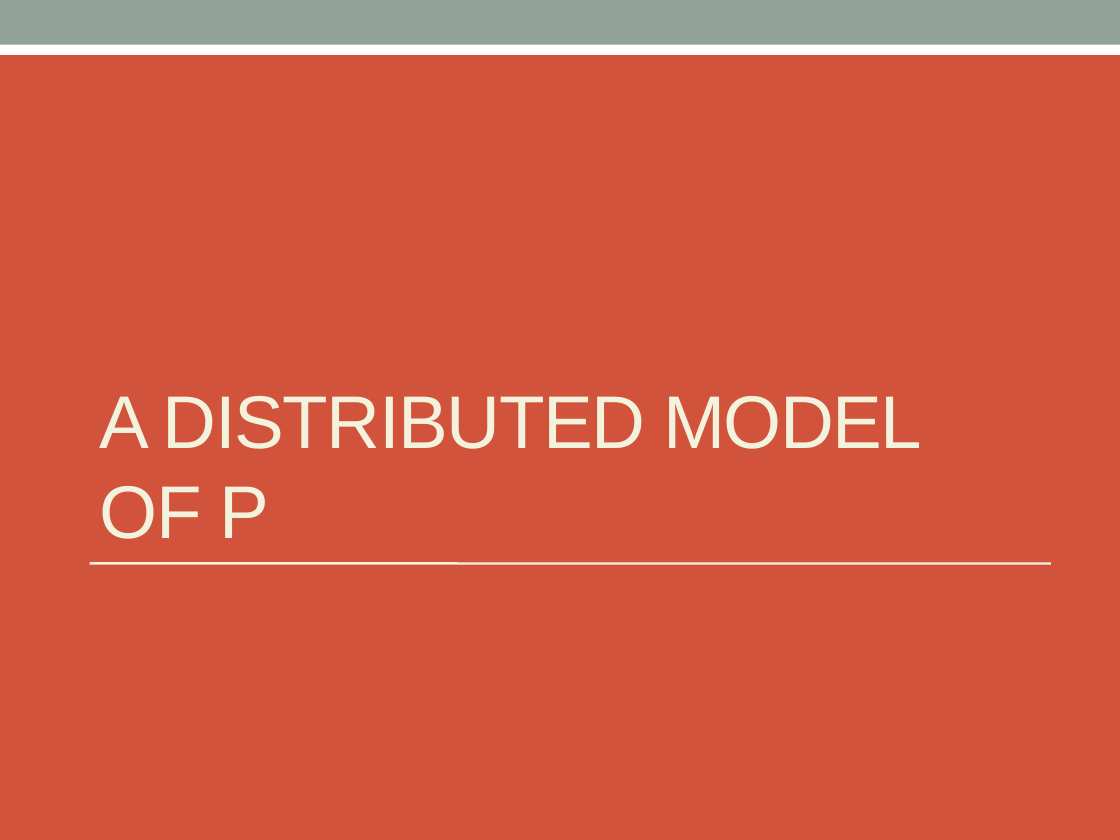
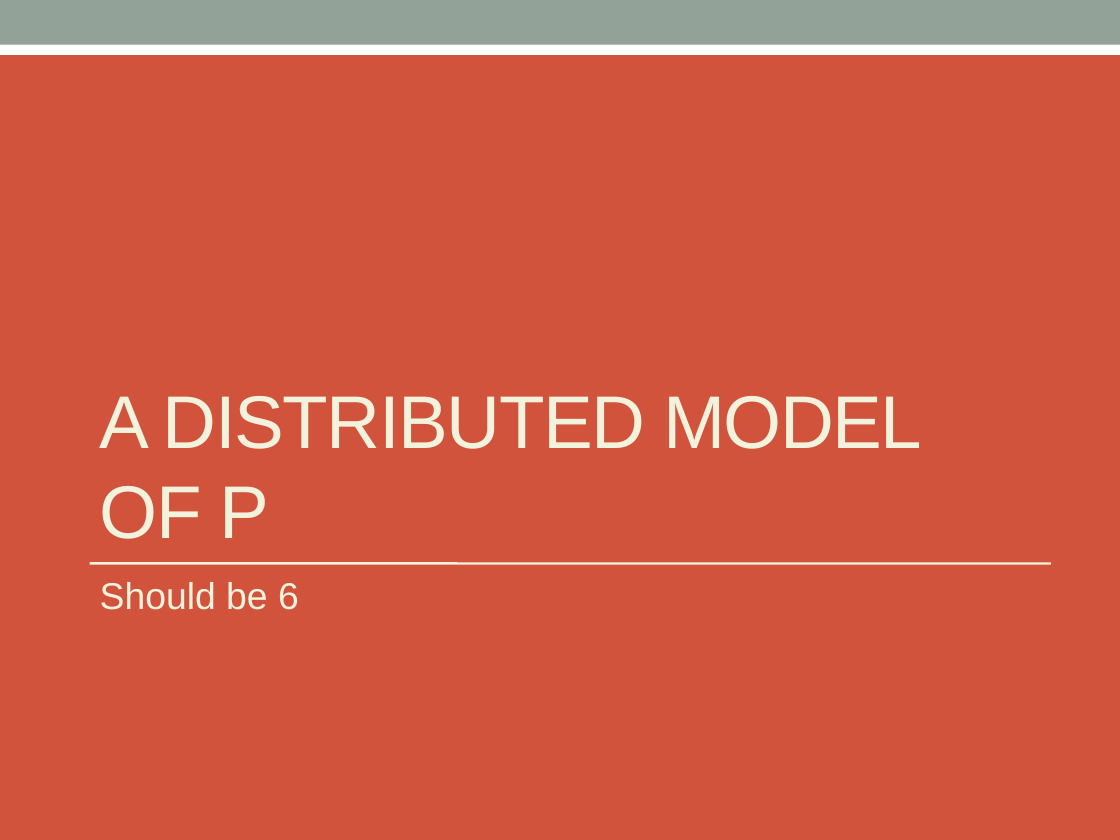
Before and after one commit to 05dirnbe/defense, a slide deck: slide 14 of draft.pptx. Drawn at 1120x840 pixels with LibreOffice and Linux fonts; fonts in the diff are those of the drawing. Boxes give left, top, right and bottom in pixels: in the first picture for what was removed or moved away, otherwise in the second. Text is boxed around its words. In the diff, an @@ line names an element or a change of style, - is before the commit and + after.

```diff
--- a/draft.pptx
+++ b/draft.pptx
@@ text added at (100,582,299,610), 24 pt, text #F3F2DC @@
+Should be 6
```
Also in this commit, not shown: 4 other slides changed.
